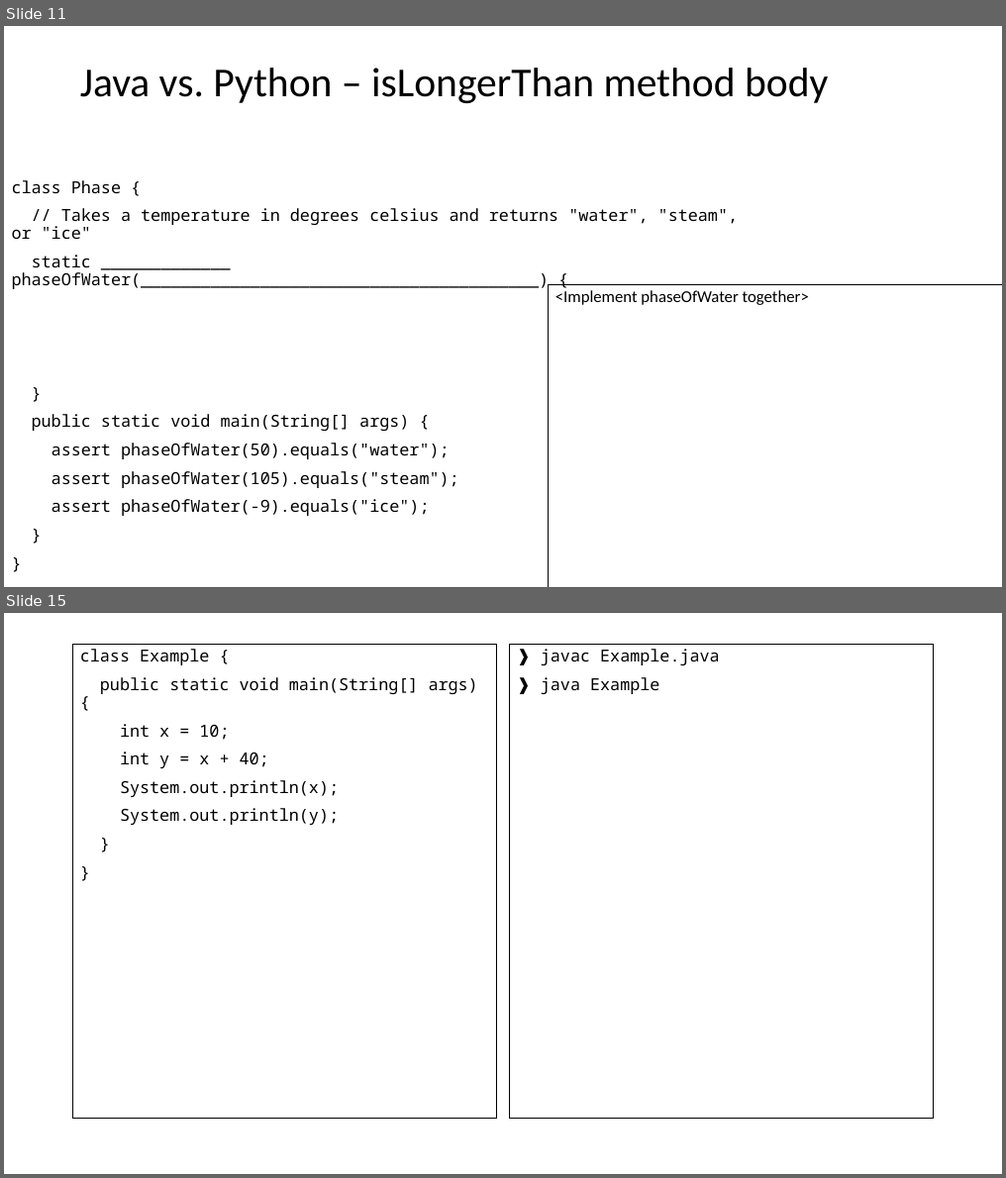
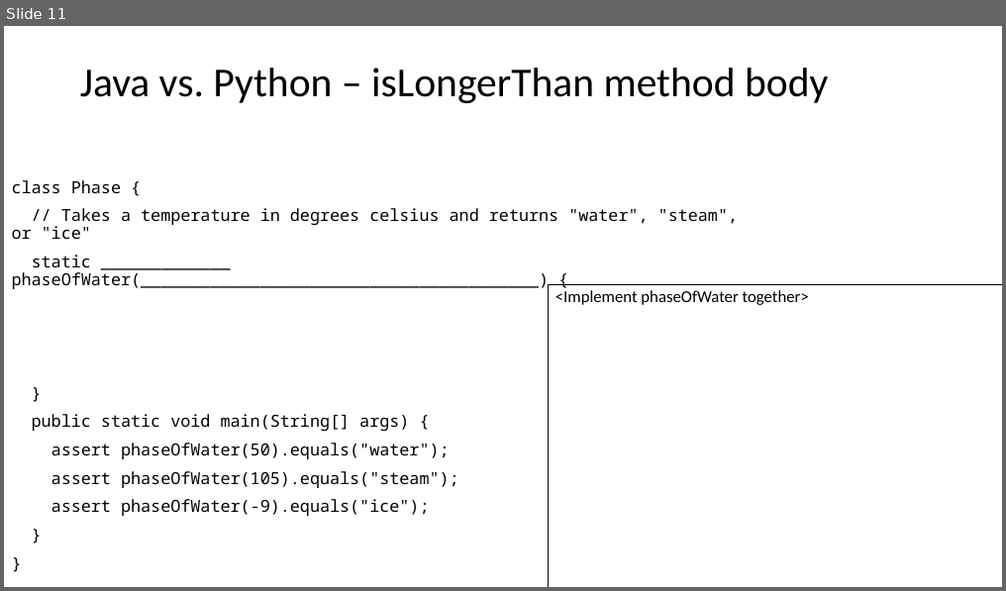
Before and after one commit to catherinefxia/ucsd-cse8a-w20.github.io, a slide deck: lectures/CSE8AW20-Jan-30-Lec8-Java-Continues/CSE8AW20-01-30-Lec8-Java-Continues-slides.pptx. Shown one above the other, each under a label of ours: slides 11 and 15 before the commit, slide 11 after it; the slides between them are not shown. The pictures are 1006x1178 and 1006x591 pixels, drawn with LibreOffice and Linux fonts; fonts in the diff are those of the drawing. Boxes give left, top, right and bottom in pixels: in the first picture for what was removed or moved away, otherwise in the second. Text is boxed around its words. In the diff, an @@ line names an element or a change of style, - is before the commit and + after.

```diff
--- a/lectures/CSE8AW20-Jan-30-Lec8-Java-Continues/CSE8AW20-01-30-Lec8-Java-Continues-slides.pptx
+++ b/lectures/CSE8AW20-Jan-30-Lec8-Java-Continues/CSE8AW20-01-30-Lec8-Java-Continues-slides.pptx
@@ slide 15 removed at bbox=[4, 613, 1002, 1174], background #FFFFFF @@
@@ text removed at bbox=[73, 645, 497, 1119] @@
-class Example {
-public static void main(String[] args) {
-int x = 10;
-int y = x + 40;
-System.out.println(x);
-System.out.println(y);
-}
-}
@@ text removed at bbox=[509, 645, 934, 1119] @@
-❱ javac Example.java
-❱ java Example
```
Also in this commit, not shown: 10 other slides removed, 5 other files.
